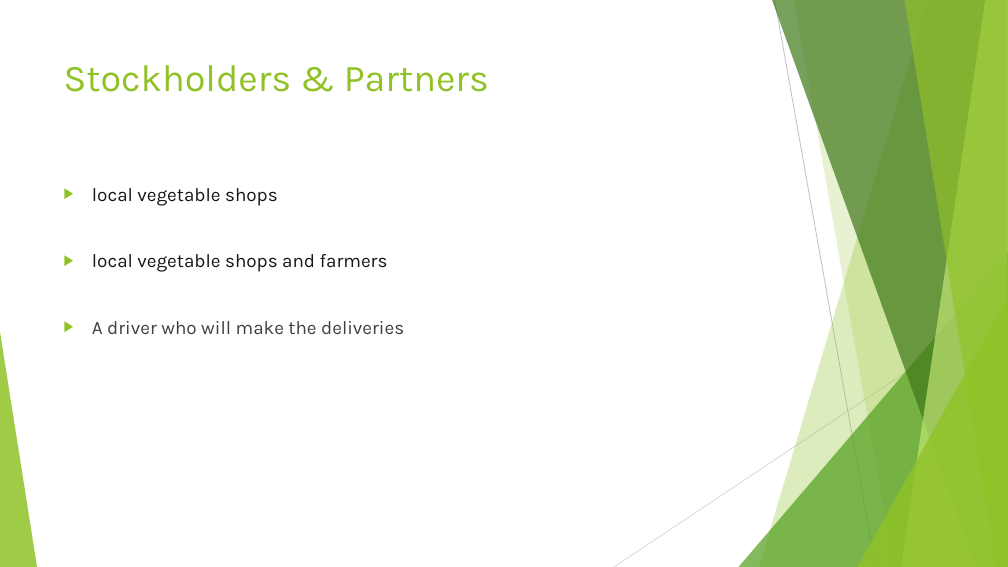
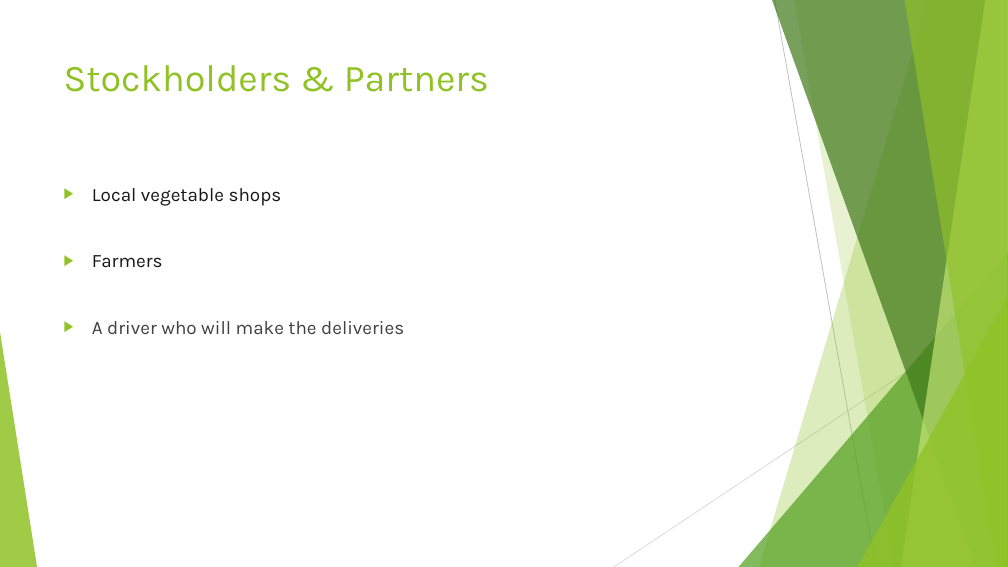
Before and after one commit to yousefalhindawi/masterpiece, a slide deck: slide 4 of Documentation & Database/masterpiece_persentaion.pptx. Drawn at 1008x567 pixels with LibreOffice and Linux fonts; fonts in the diff are those of the drawing. Boxes give left, top, right and bottom in pixels: in the first picture for what was removed or moved away, otherwise in the second. Text is boxed around its words. In the diff, an @@ line names an element or a change of style, - is before the commit and + after.

Commit message:
presentation

```diff
--- a/Documentation & Database/masterpiece_persentaion.pptx
+++ b/Documentation & Database/masterpiece_persentaion.pptx
@@ text at (x1=92, y1=188, x2=282, y2=268): text changed @@
-▶ local vegetable shops
-▶ local vegetable shops and farmers
+▶ Local vegetable shops
+▶ Farmers
```
Also in this commit, not shown: 1 other slide changed, 1 other file.
